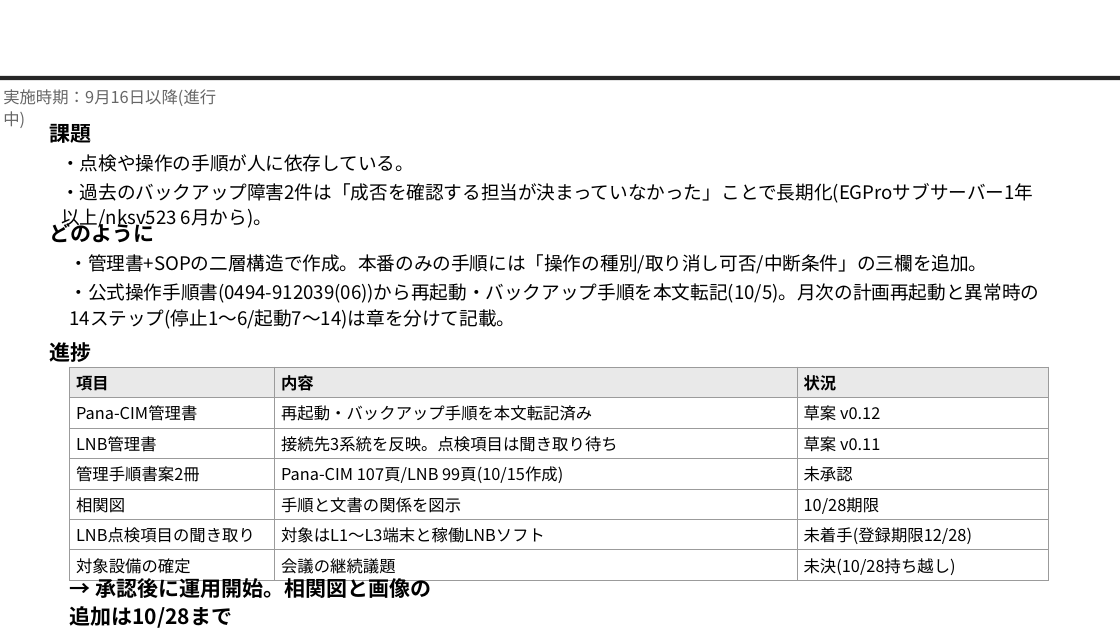
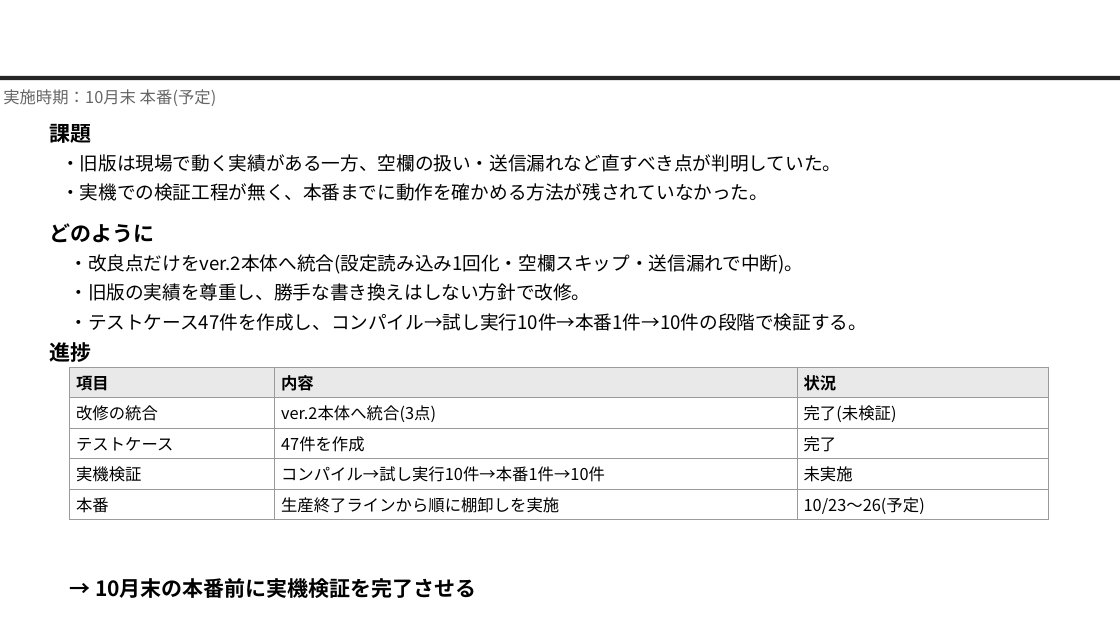
Before and after one commit to nk-shino/work_vault, a slide deck: slide 5 of workvault-sync/10_業務全般/業務報告/10月業務報告(篠原).pptx. Drawn at 1120x630 pixels with LibreOffice and Linux fonts; fonts in the diff are those of the drawing; background and template pictures are left out. Boxes give left, top, right and bottom in pixels: in the first picture for what was removed or moved away, otherwise in the second. Text is boxed around its words. In the diff, an @@ line names an element or a change of style, - is before the commit and + after.

```diff
--- a/workvault-sync/10_業務全般/業務報告/10月業務報告(篠原).pptx
+++ b/workvault-sync/10_業務全般/業務報告/10月業務報告(篠原).pptx
@@ text at [3,89,217,106]: text changed @@
-実施時期：9月16日以降(進行中)
+実施時期：10月末 本番(予定)
@@ text at [61,154,841,201]: text changed @@
-・点検や操作の手順が人に依存している。
-・過去のバックアップ障害2件は「成否を確認する担当が決まっていなかった」ことで長期化(EGProサブサーバー1年以上/nksv523 6月から)。
+・旧版は現場で動く実績がある一方、空欄の扱い・送信漏れなど直すべき点が判明していた。
+・実機での検証工程が無く、本番までに動作を確かめる方法が残されていなかった。
@@ text at [69,254,867,331]: text changed @@
-・管理書+SOPの二層構造で作成。本番のみの手順には「操作の種別/取り消し可否/中断条件」の三欄を追加。
-・公式操作手順書(0494-912039(06))から再起動・バックアップ手順を本文転記(10/5)。月次の計画再起動と異常時の14ステップ(停止1〜6/起動7〜14)は章を分けて記載。
+・改良点だけをver.2本体へ統合(設定読み込み1回化・空欄スキップ・送信漏れで中断)。
+・旧版の実績を尊重し、勝手な書き換えはしない方針で改修。
+・テストケース47件を作成し、コンパイル→試し実行10件→本番1件→10件の段階で検証する。
@@ table at [70,367,1049,518] @@
-row 2: Pana-CIM管理書 | 再起動・バックアップ手順を本文転記済み | 草案 v0.12
-row 3: LNB管理書 | 接続先3系統を反映。点検項目は聞き取り待ち | 草案 v0.11
-row 4: 管理手順書案2冊 | Pana-CIM 107頁/LNB 99頁(10/15作成) | 未承認
-row 5: 相関図 | 手順と文書の関係を図示 | 10/28期限
-row 6: LNB点検項目の聞き取り | 対象はL1〜L3端末と稼働LNBソフト | 未着手(登録期限12/28)
-row 7: 対象設備の確定 | 会議の継続議題 | 未決(10/28持ち越し)
+row 2: 改修の統合 | ver.2本体へ統合(3点) | 完了(未検証)
+row 3: テストケース | 47件を作成 | 完了
+row 4: 実機検証 | コンパイル→試し実行10件→本番1件→10件 | 未実施
+row 5: 本番 | 生産終了ラインから順に棚卸しを実施 | 10/23〜26(予定)
@@ title at [76,437,605,513]: text changed @@
-Topics2 LNB・Pana-CIM管理文書の作成
+Topics 3 固定テーブル棚卸しマクロver.2の改修
@@ text at [95,578,477,598]: text changed @@
-→ 承認後に運用開始。相関図と画像の追加は10/28まで
+→ 10月末の本番前に実機検証を完了させる
```
Also in this commit, not shown: 4 other slides changed, 4 other files.
